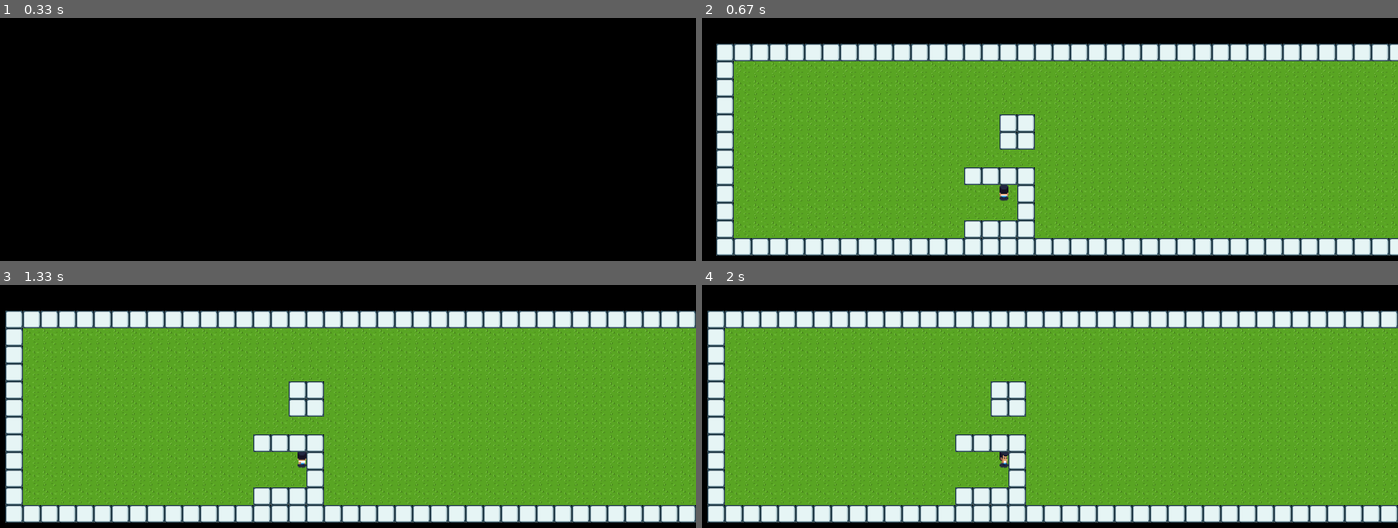
Above: before the commit, frames 1-4 (two rows, left to right).
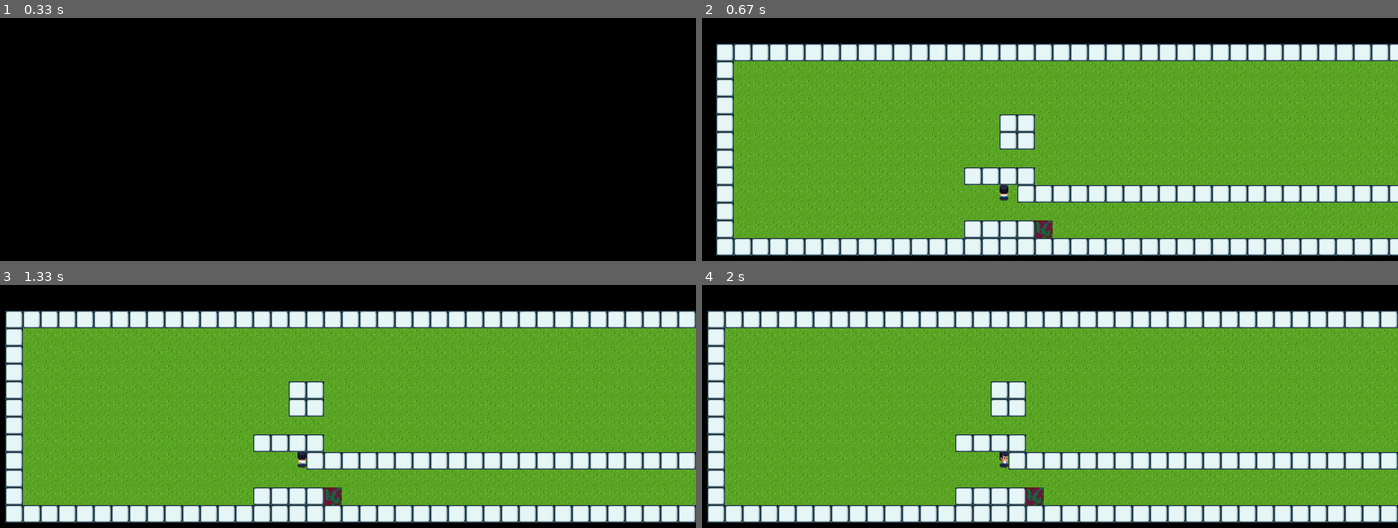
Above: after the commit, the same moments.

Repository: njtan142/py_game_practice
Game: pygame game, started from main.py
Two runs of this game, one before a commit and one after it. Both use one fixed random seed, a clock stepped at 60 frames per second and the inputs below.
Inputs:
- Up to frame 1 (0.33 s): no input
- Up to frame 2 (0.67 s): tap Enter at 0.33 s
- Up to frame 3 (1.33 s): hold D 0.67-1.13 s; hold W from 1.17 s (still down)
- Up to frame 4 (2 s): release W at 1.47 s; hold D 1.5-1.97 s

Frame 1 is identical in both runs. In frame 2, 4.2% of the frame differs, in the area x 45-100%, y 68-91%; in frame 3, 4.3%, in the area x 44-100%, y 68-91%; in frame 4, 4.3%.

Commit message:
minor changes

Diff:
--- /dev/null
+++ b/Levels/level1.txt
@@ -0,0 +1,12 @@
+11111111111111111111111111111111111111111111111111111111
+10000000000000000000000000000000000000000000000000000001
+10000000000000000000000000000000000000000000000000000001
+10000000000000000000000000000000000000000000000000000001
+10000000000000001100000000000000000000000000000000000001
+10000000000000001100000000000000000000000000000000000001
+10000000000000000000000000000000000000000000000000000001
+10000000000000111100000000000000000000000000000000000001
+1000000000000000s111111111111111111111111111000000000001
+10000000000000000000000000000000000000000000000000000001
+10000000000000111120000000000000000000000000000000000001
+11111111111111111111111111111111111111111111111111111111
--- a/Scripts/level.py
+++ b/Scripts/level.py
@@ -28,9 +28,13 @@
 
 
 class Level:
-    def __init__(self, layout, images, collisions, player):
+    def __init__(self, name, layout, images, collisions, player):
+        self.name = name
         self.layout = layout
         self.images = images
         self.collisions = collisions
         self.player = player
         self.objects = tile_map(self.layout, self.images, 32, 32, self.collisions, self.player)
+
+    def get_objects(self):
+        return tile_map(self.layout, self.images, 32, 32, self.collisions, self.player)
--- a/Scripts/levelmanager.py
+++ b/Scripts/levelmanager.py
@@ -1,4 +1,4 @@
 class LevelManager:
     def __init__(self):
-        self.levels = {}
-        self.activeLevel = None
+        self.levels_dict = {}
+        self.active_level = None
--- a/Scripts/object.py
+++ b/Scripts/object.py
@@ -93,3 +93,12 @@
         if self.collision:
             self.x = self.rect.x
             self.y = self.rect.y
+
+    def check_collision(self, walls):
+        for obj in walls:
+            if obj == self:
+                continue
+            if obj.collision:
+                if self.rect.colliderect(obj.rect):
+                    return True
+        return False
--- a/game.py
+++ b/game.py
@@ -14,8 +14,8 @@
         base_path = os.path.abspath("")
     return os.path.join(base_path, relative_path)
 
-def get_layout():
-    level1 = open(resource_path('Levels/level0.txt'), 'r')
+def get_layout(path):
+    level1 = open(resource_path(path), 'r')
     string = level1.read()
     layout = string.split('\n')
     level1.close()
@@ -162,13 +162,13 @@
                                pygame.image.load(self.assets['block2']).convert()
                                ]
         self.block_collisions = [False, True, True]
-        self.block_list = get_layout()
-
-        level = Level(self.block_list, self.block_img_list, self.block_collisions, self.player)
+        self.block_list = get_layout('Levels/level0.txt')
+
         self.levels = LevelManager()
-        self.levels.levels["level0"] = level
-        self.levels.activeLevel = self.levels.levels["level0"]
-        self.block_object_list = self.levels.activeLevel.objects
+        self.levels.levels_dict["level0"] = Level('level0', get_layout('Levels/level0.txt'), self.block_img_list, self.block_collisions, self.player)
+        self.levels.levels_dict["level1"] = Level('level1', get_layout('Levels/level1.txt'), self.block_img_list, self.block_collisions, self.player)
+        self.levels.active_level = self.levels.levels_dict["level1"]
+        self.block_object_list = self.levels.active_level.objects
         print(len(self.block_object_list))
         # frames counter (FPS)
         self.fps = 0
@@ -200,10 +200,12 @@
 
         self.player.move(horizontal * 100 * time_delta, vertical * 100 * time_delta, self.object_list)
         # camera update
+
         self.camera.update(self.object_list)
         # first layer update
         for obj in self.block_object_list:
             obj.update(self.screen)
+
         # player update
         # animation logics
         if vertical == 1:
@@ -241,12 +243,3 @@
             print(self.fps)
             self.fps = 0
             self.time_count -= 1
-
-    def setLevel(self, level):
-        if self.levels.activeLevel != self.levels.levels["level2"]:
-            print("hey")
-            self.levels.activeLevel = self.levels.levels[level]
-            self.block_object_list = self.levels.activeLevel.objects
-            self.object_list = [self.player]
-            for block in self.block_object_list:
-                self.object_list.append(block)
--- a/main.py
+++ b/main.py
@@ -40,17 +40,24 @@
 last_time_ts = dt.timestamp(last_time_dt)
 time_count = 0
 time_delta = 0.016
+is_one = False
 running = True
 while running:
     for event in pygame.event.get():
         if event.type == pygame.QUIT:
             running = False
+        if event.type == pygame.KEYDOWN:
+            if event.key == pygame.K_RETURN:
+                is_one = True
+                scene_manager.active_scene = scene_manager.scenes["game_scene"]
 
     key_input = pygame.key.get_pressed()
-    if key_input[pygame.K_RETURN] == 1:
-        scene_manager.active_scene = scene_manager.scenes["game_scene"]
+
+
+
     if key_input[pygame.K_ESCAPE] == 1:
         scene_manager.active_scene = None
+
     if scene_manager.active_scene is not None:
         scene_manager.active_scene.run(time_delta)
     last_time_dt = dt.now()
